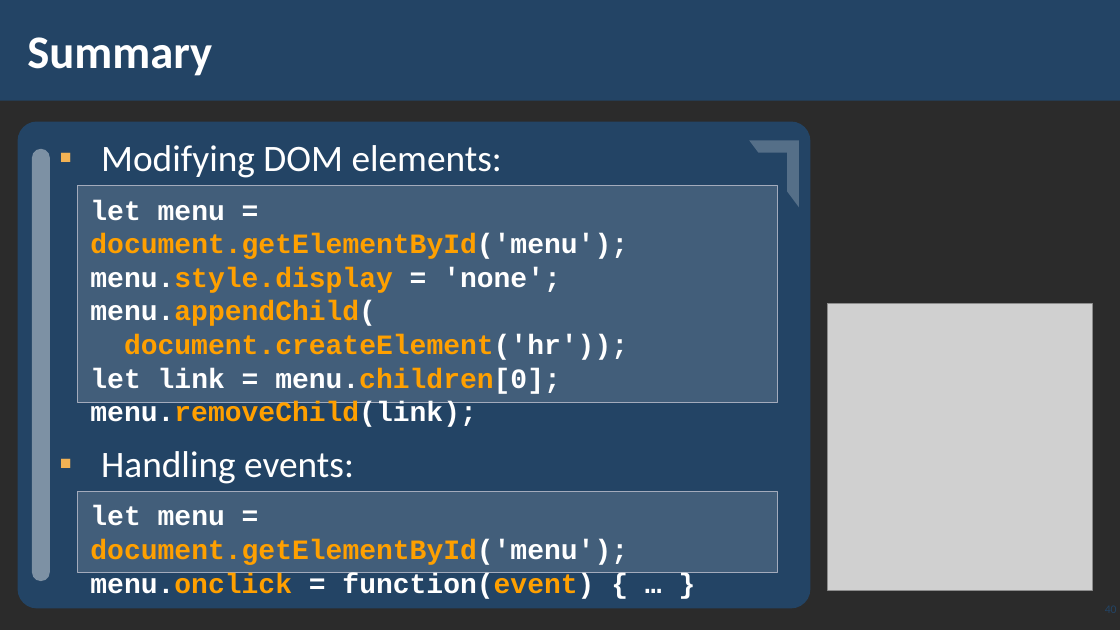
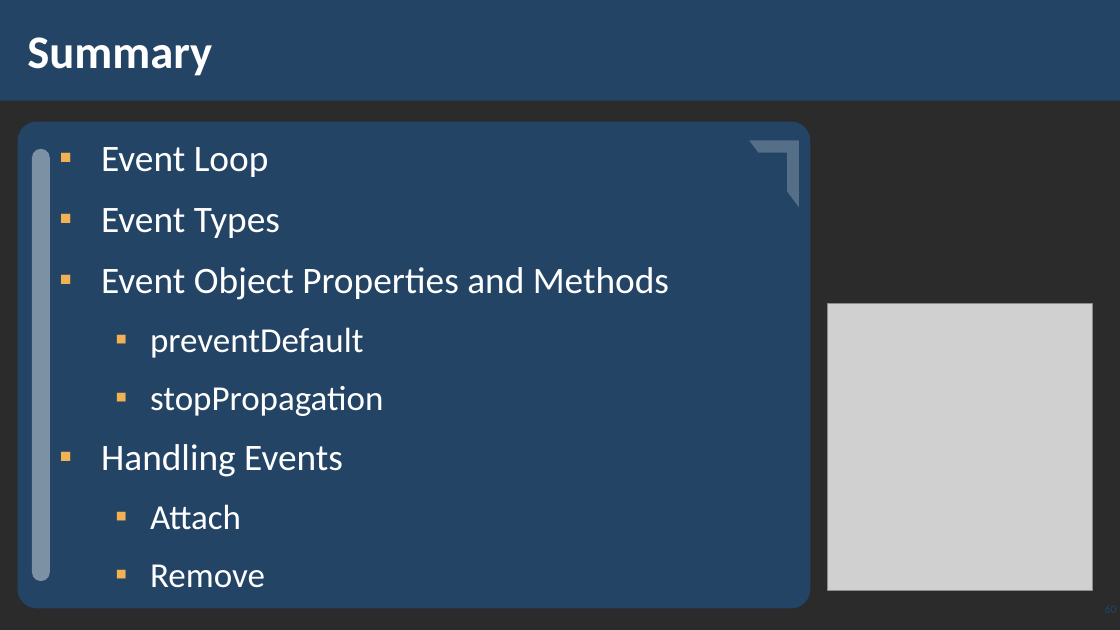
Before and after one commit to ErayErol/Software-University-Courses, a slide deck: slide 60 of JS Advanced - 2019.09.16/06. DOM Manipulations/LAB/JS-Advanced-DOM-Manipulations.pptx (slide 40 before the commit). Drawn at 1120x630 pixels with LibreOffice and Linux fonts; fonts in the diff are those of the drawing; grey boxes stand for pictures; background and template pictures are left out; a plain dark background stands for a picture behind light text. Boxes give left, top, right and bottom in pixels: in the first picture for what was removed or moved away, otherwise in the second. Text is boxed around its words. In the diff, an @@ line names an element or a change of style, - is before the commit and + after.

```diff
--- a/JS Advanced - 2019.09.16/06. DOM Manipulations/LAB/JS-Advanced-DOM-Manipulations.pptx
+++ b/JS Advanced - 2019.09.16/06. DOM Manipulations/LAB/JS-Advanced-DOM-Manipulations.pptx
@@ text at [101,147,669,588]: text changed @@
-▪ Modifying DOM elements:
-▪ Handling events:
+▪ Event Loop
+▪ Event Types
+▪ Event Object Properties and Methods
+  ▪ preventDefault
+  ▪ stopPropagation
+▪ Handling Events
+  ▪ Attach
+  ▪ Remove
@@ rectangle removed at [77,186,777,402] @@
-  let menu = document.getElementById('menu');
-  menu.style.display = 'none';
-  menu.appendChild(
-  document.createElement('hr'));
-  let link = menu.children[0];
-  menu.removeChild(link);
@@ rectangle removed at [77,492,777,573] @@
-  let menu = document.getElementById('menu');
-  menu.onclick = function(event) { … }
@@ page number at [1081,600,1120,618]: text changed @@
-40
+60
```
Also in this commit, not shown: 9 other slides changed, 48 slides added, 28 slides removed, 1 other file.
